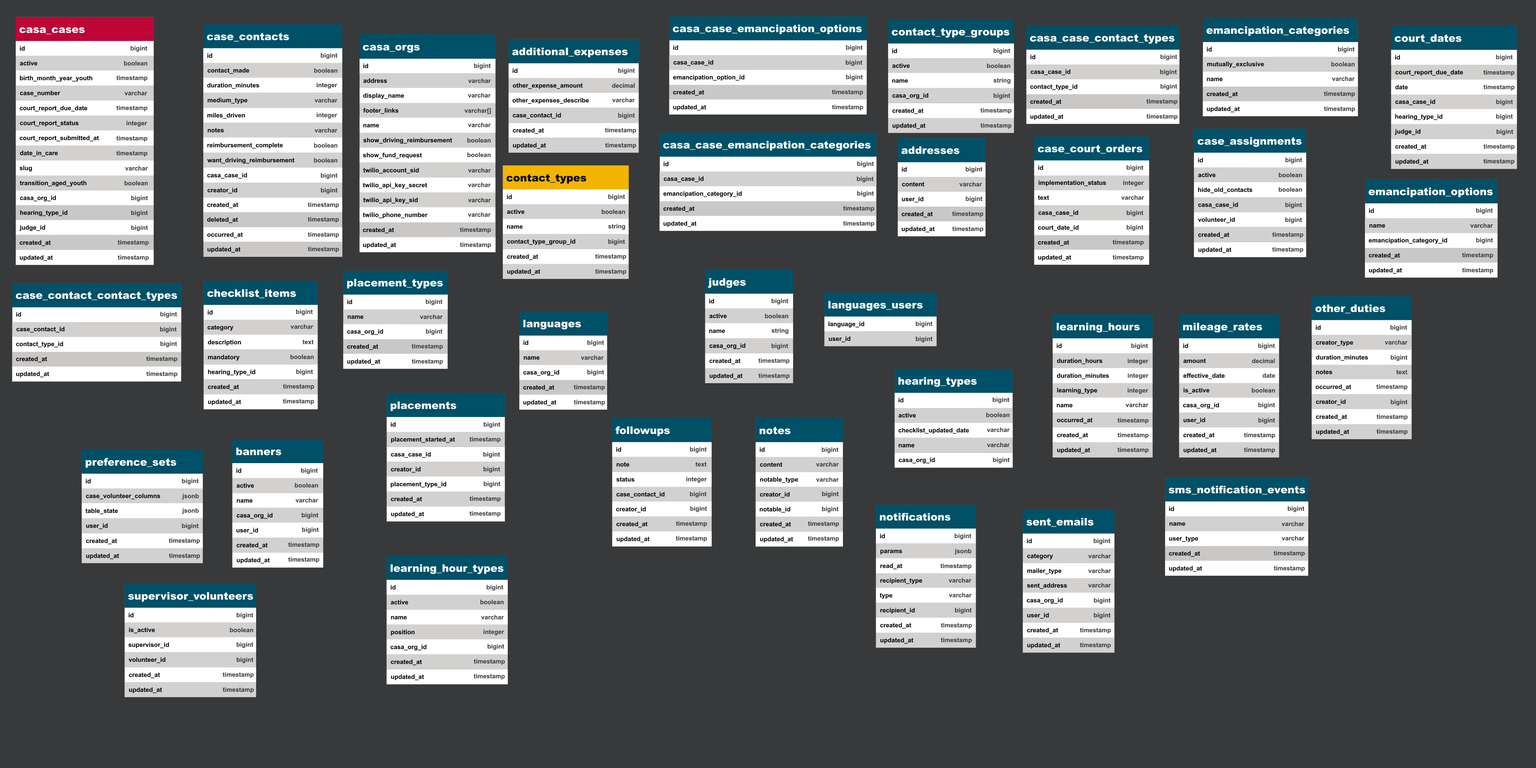
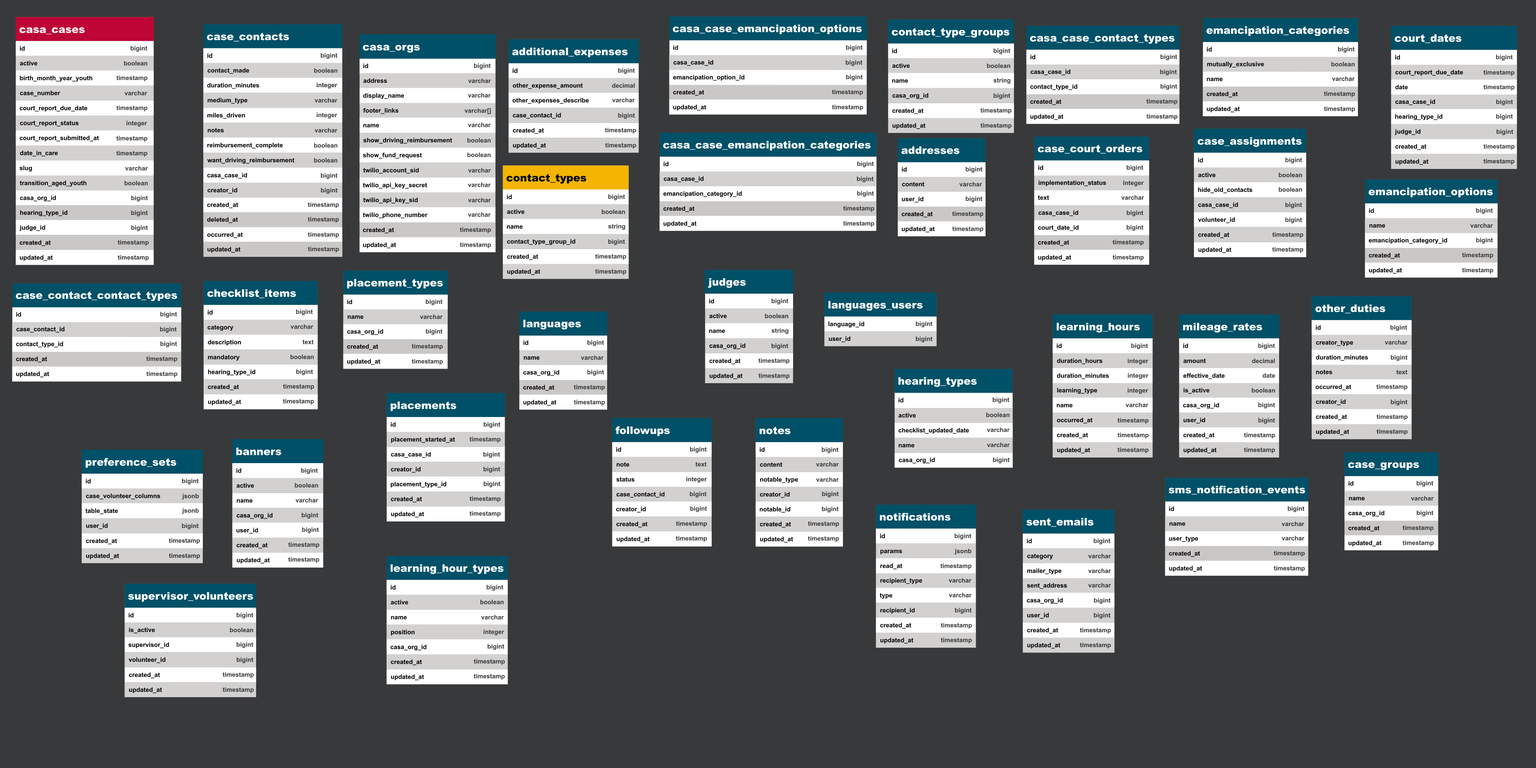
Before/after of a 1536px x 768px layered artwork. What changed in the layer stack:
pixels changed over (x1=1344, y1=451, x2=1439, y2=551) (layer not identified)
